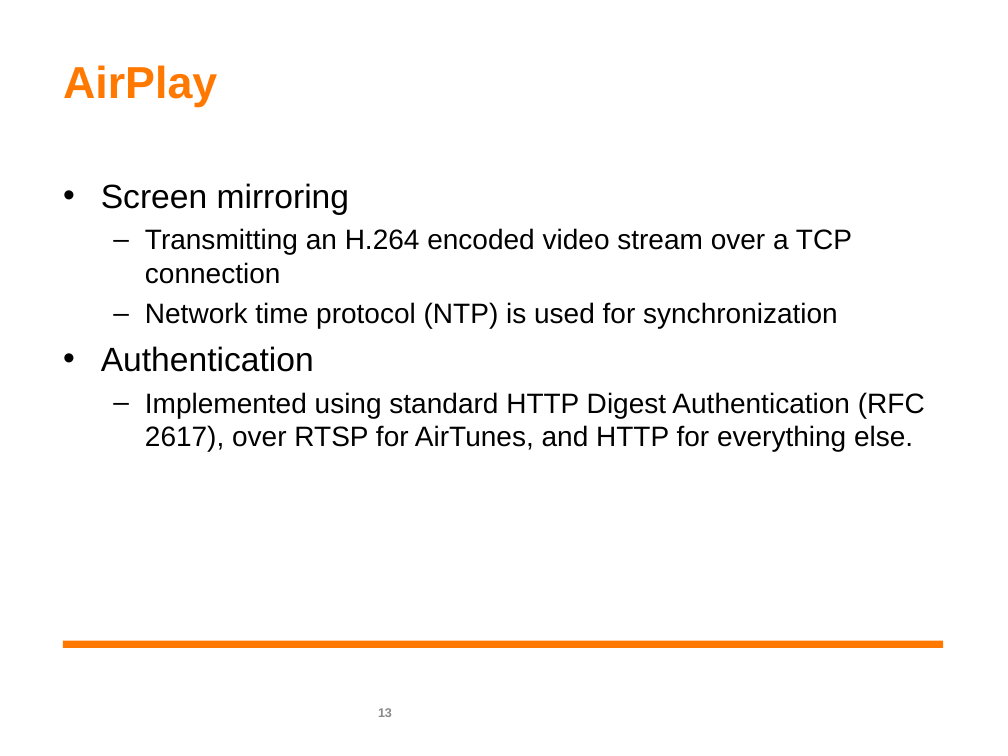
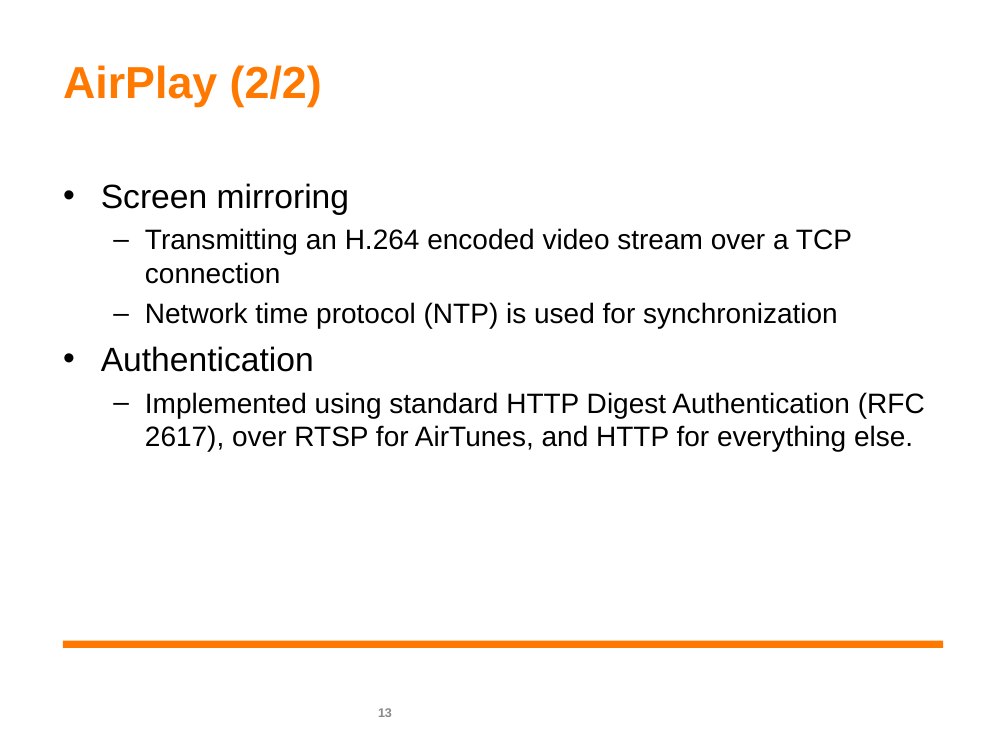
Before and after one commit to pengdev/home-networking, a slide deck: slide 13 of liu_120515.ppt. Drawn at 1008x756 pixels with LibreOffice and Linux fonts; fonts in the diff are those of the drawing; background and template pictures are left out. Boxes give left, top, right and bottom in pixels: in the first picture for what was removed or moved away, otherwise in the second. Text is boxed around its words. In the diff, an @@ line names an element or a change of style, - is before the commit and + after.

```diff
--- a/liu_120515.ppt
+++ b/liu_120515.ppt
@@ title at (x1=63, y1=65, x2=322, y2=107): text changed @@
-AirPlay
+AirPlay (2/2)
```
Also in this commit, not shown: 13 other slides changed, 1 slide added, 1 other file.
